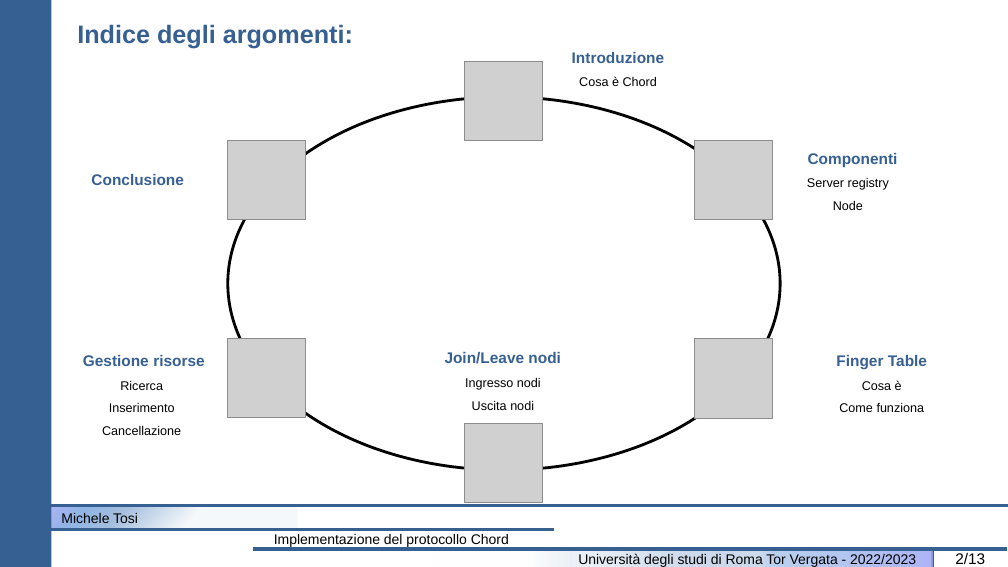
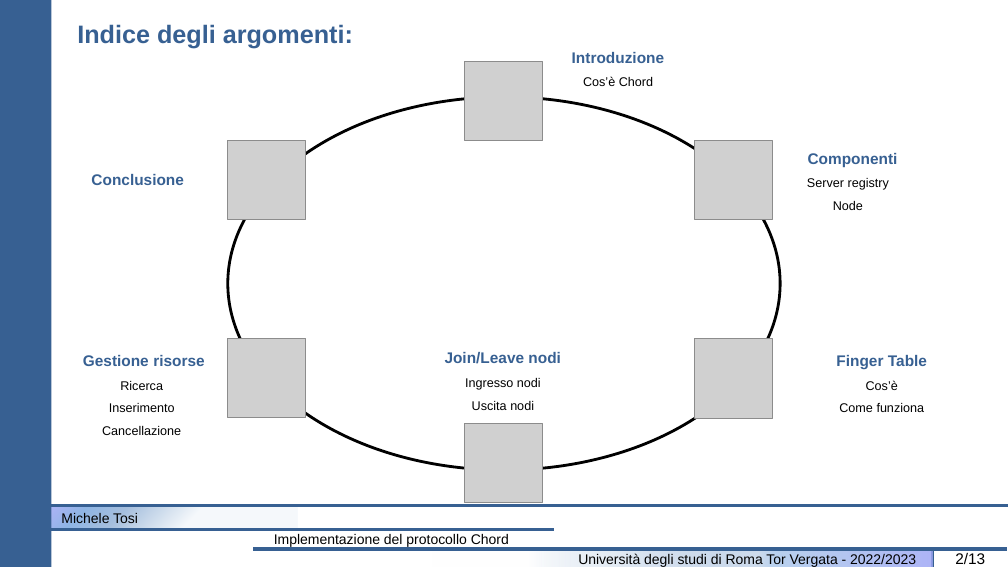
Before and after one commit to MicheleTosi/Chord_implementation, a slide deck: slide 2 of Documentazione/Presentazione/Slide_MicheleTosi_chord.pptx. Drawn at 1008x567 pixels with LibreOffice and Linux fonts; fonts in the diff are those of the drawing; grey boxes stand for pictures. Boxes give left, top, right and bottom in pixels: in the first picture for what was removed or moved away, otherwise in the second. Text is boxed around its words. In the diff, an @@ line names an element or a change of style, - is before the commit and + after.

Commit message:
modificata presentazione

```diff
--- a/Documentazione/Presentazione/Slide_MicheleTosi_chord.pptx
+++ b/Documentazione/Presentazione/Slide_MicheleTosi_chord.pptx
@@ text at [583, 76, 653, 86]: text changed @@
-  Cosa è Chord
+  Cos’è Chord
@@ text at [866, 380, 898, 390]: text changed @@
-  Cosa è
+  Cos’è
```
